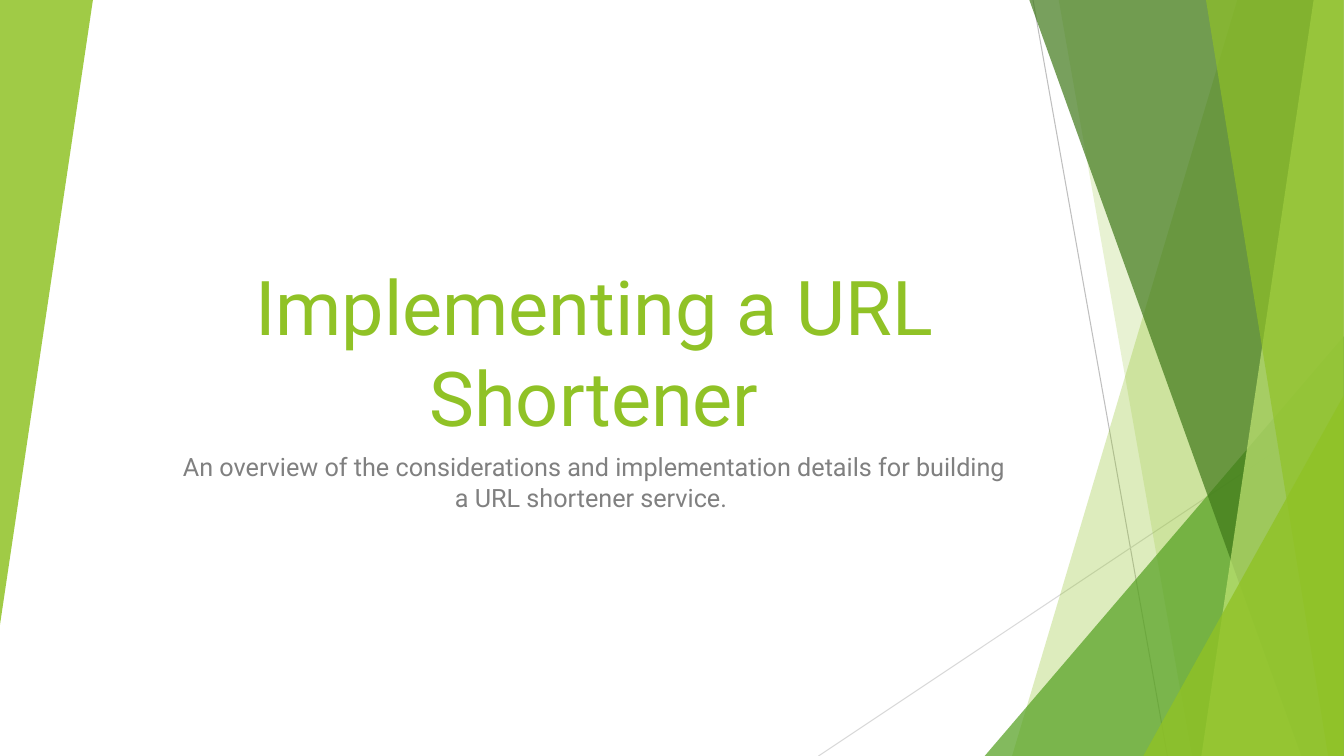
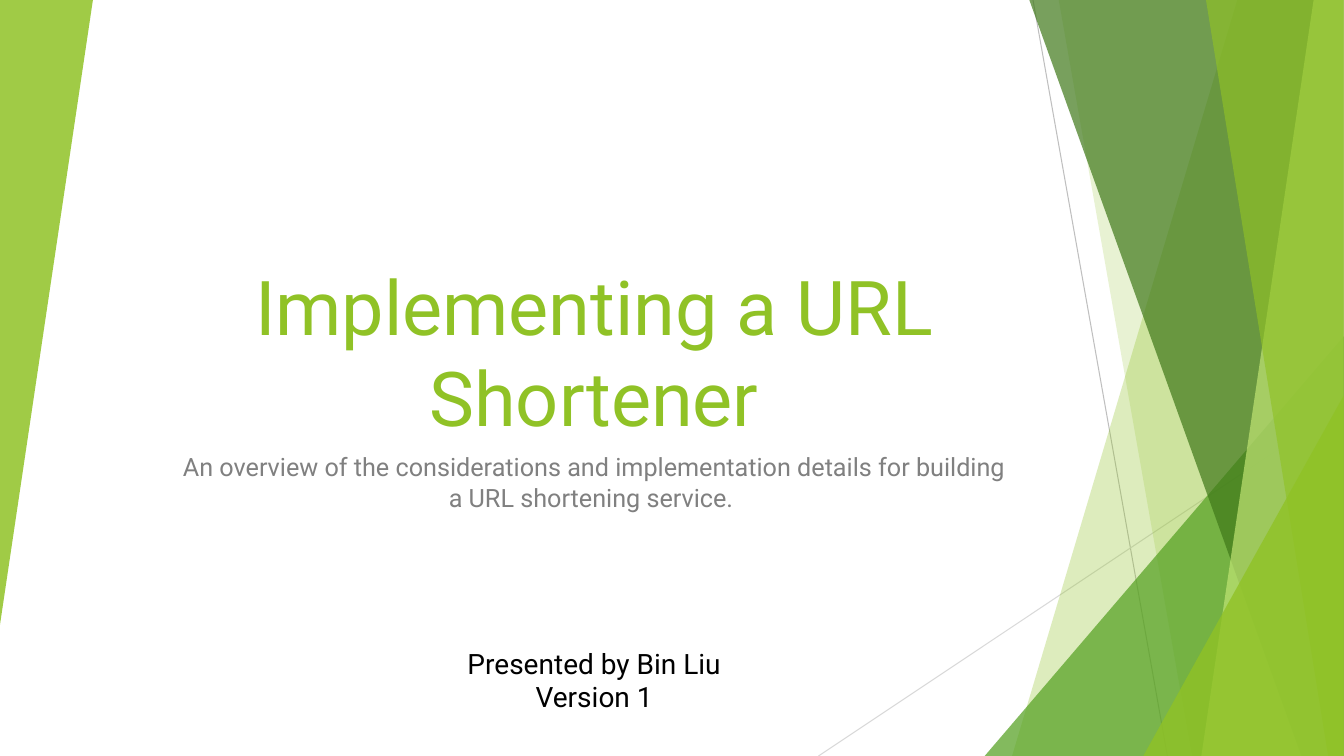
Before and after one commit to bliu1972/URL-shortening, a slide deck: slide 1 of URL Shortener.pptx. Drawn at 1344x756 pixels with LibreOffice and Linux fonts; fonts in the diff are those of the drawing. Boxes give left, top, right and bottom in pixels: in the first picture for what was removed or moved away, otherwise in the second. Text is boxed around its words. In the diff, an @@ line names an element or a change of style, - is before the commit and + after.

```diff
--- a/URL Shortener.pptx
+++ b/URL Shortener.pptx
@@ subtitle at box(183, 457, 1005, 512): text changed @@
-An overview of the considerations and implementation details for building a URL shortener service.
+An overview of the considerations and implementation details for building a URL shortening service.
@@ text added at box(467, 653, 720, 708), 20 pt, text #000000 @@
+Presented by Bin Liu
+Version 1
```
Also in this commit, not shown: 8 other slides changed, 3 slides added, 3 other files.
